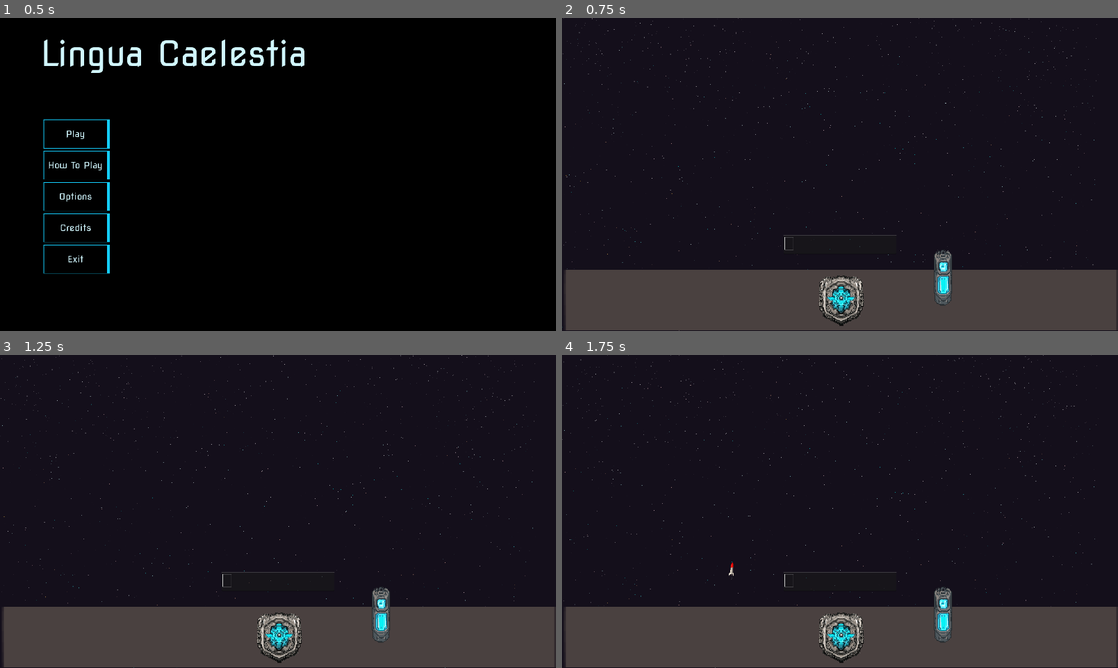
Above: before the commit, frames 1-4 (two rows, left to right).
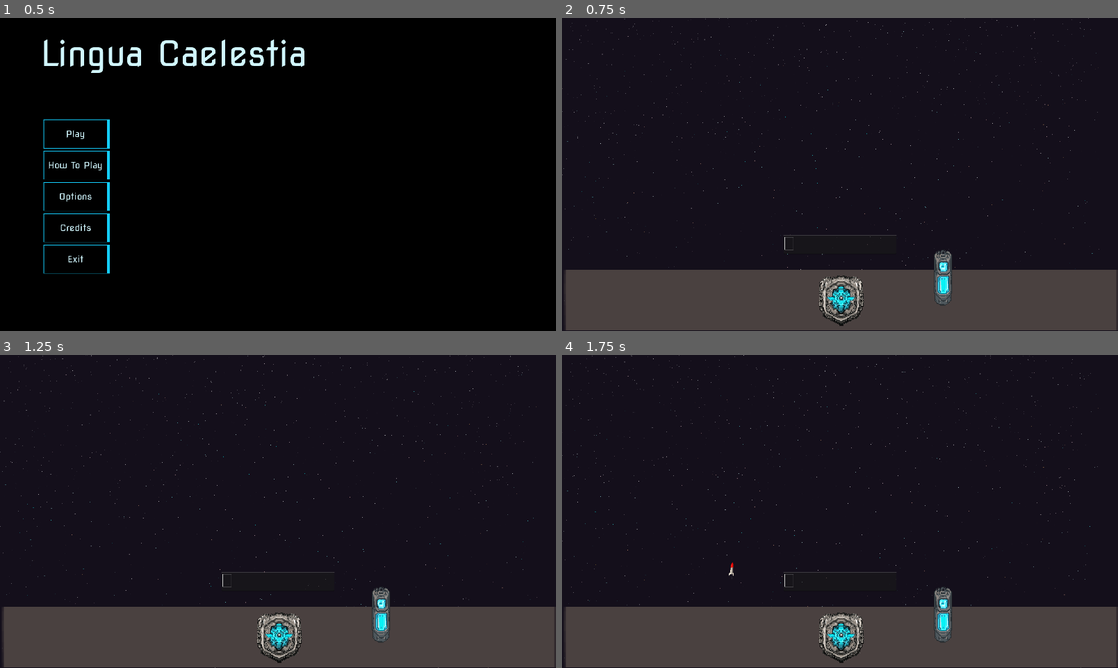
Above: after the commit, the same moments.

Repository: HephaistosForge/LinguaCaelestia
Game: Godot game, scene res://ui/main_menu/main_menu.tscn
Same seed, same stepped clock (60 frames per second), same inputs: the game is played once before the commit and once after it. Sound files missing from this copy of the repository are replaced by a short silence.
Inputs (mouse positions are in pixels of both pictures, inside the frame that each line leads up to):
- Up to frame 1 (0.5 s): no input
- Up to frame 2 (0.75 s): click "Play" at 0.5 s
- Up to frame 3 (1.25 s): no input
- Up to frame 4 (1.75 s): click (840, 580) at 1.27 s; type "bibliothek" at 1.35 s

Frame 1 is identical in both runs. In frame 2, 0.4% of the frame differs, in the area x 0-97%, y 0-100%; in frame 3, 0.4%; in frame 4, 0.4%.

Commit message:
add sound

Diff:
--- a/audio/AudioManager.gd
+++ b/audio/AudioManager.gd
@@ -4,7 +4,26 @@
 	preload("res://audio/soundtrack.mp3")
 	]
 
-const alarm = []
+const missile_explode = [
+	preload("res://audio/missile_explosion.wav")
+]
+const missile_launch = [
+	preload("res://audio/missile_launch.wav")
+]
+const missile_lock = [
+	preload("res://audio/missile_lock.wav")
+]
+const shield_hit = [
+	preload("res://audio/shieldhit_1.wav"),
+	preload("res://audio/shieldhit_2.wav")
+]
+const shield_background = [
+	preload("res://audio/shield_background.mp3")
+]
+const ship_arrive = [
+	preload("res://audio/ship_arrive.wav")
+]
+
 const button_hover = [
 ]
 
@@ -23,6 +42,26 @@
 	set_music_volume(music_volume)
 
 # SOUNDS
+
+
+
+func play_missile_launch():
+	create_sound_player(missile_launch.pick_random(), null, false)
+
+
+func play_missile_hit():
+	create_sound_player(missile_explode.pick_random(), null, false)
+
+
+func play_missile_lock():
+	create_sound_player(missile_lock.pick_random(), null, false)
+
+
+func play_shield_hit():
+	create_sound_player(shield_hit.pick_random(), null, false)
+
+func play_ship_arrive():
+	create_sound_player(ship_arrive.pick_random(), null, false)
 
 func play_button_hover():
 	create_sound_player(button_hover.pick_random(), null, false)
--- a/entities/enemies/ship.gd
+++ b/entities/enemies/ship.gd
@@ -24,6 +24,7 @@
 	if is_instance_valid(mothership):
 		projectile_targets = mothership.get_projectile_targets()
 	$TypedLabel.set_color(language.color)
+	AudioManager.play_ship_arrive()
 
 func reduce_hp(by):
 	hp -= by
--- a/entities/projectile/rocket/rocket.gd
+++ b/entities/projectile/rocket/rocket.gd
@@ -14,6 +14,9 @@
 var seek: Node
 var speed = 200
 var direction = Vector2(0, -1)
+
+func _ready():
+	AudioManager.play_missile_launch()
 
 func set_as_enemy_rocket():
 	direction = Vector2(0, 1)
@@ -51,9 +54,11 @@
 	if area.is_in_group("shield"):
 		print(area)
 		if area.get_parent().language.language == language.language:
+			AudioManager.play_shield_hit()
 			destroy()
 			return
 	if is_same_or_parent_of(area, seek):
 		area.reduce_hp(damage)
+		AudioManager.play_missile_hit()
 		destroy()
 		return
